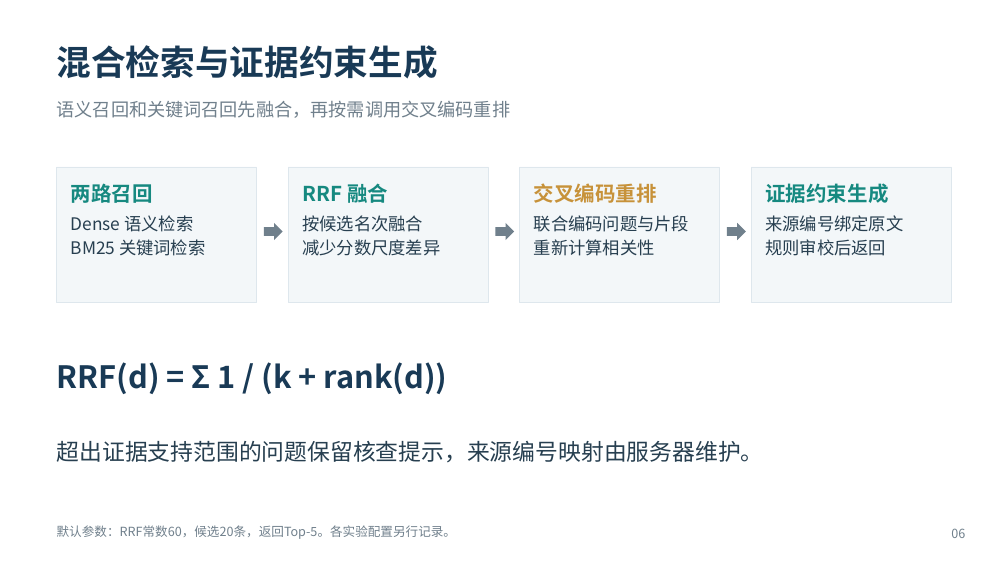
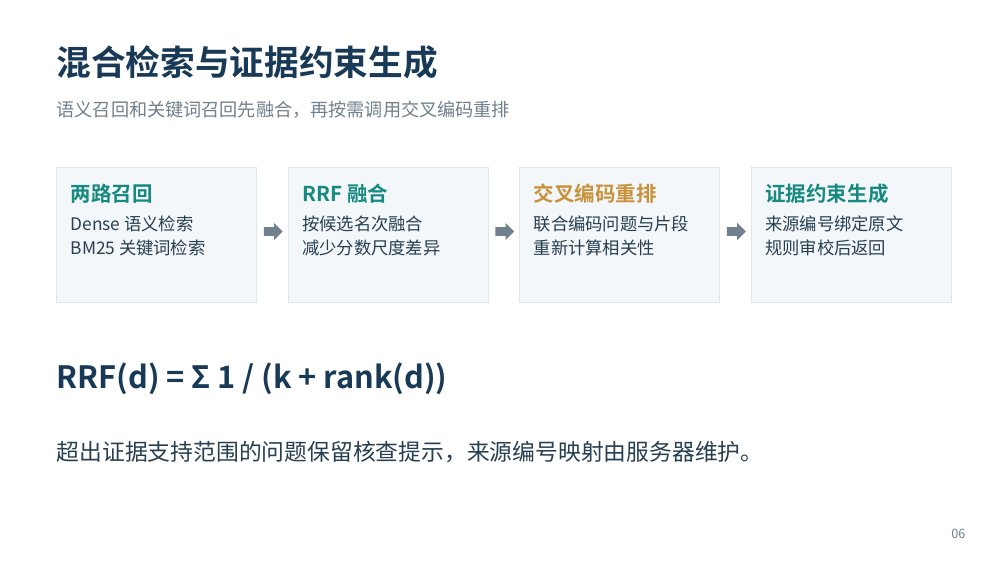
Before and after one commit to JueBeiYi/-RAG-Agent-, a slide deck: slide 6 of artifacts/defense/课设答辩_智能科研助理.pptx. Drawn at 1008x567 pixels with LibreOffice and Linux fonts; fonts in the diff are those of the drawing. Boxes give left, top, right and bottom in pixels: in the first picture for what was removed or moved away, otherwise in the second. Text is boxed around its words. In the diff, an @@ line names an element or a change of style, - is before the commit and + after.

```diff
--- a/artifacts/defense/课设答辩_智能科研助理.pptx
+++ b/artifacts/defense/课设答辩_智能科研助理.pptx
@@ text removed at bbox=[57, 525, 456, 539] @@
-默认参数：RRF常数60，候选20条，返回Top-5。各实验配置另行记录。
```
Also in this commit, not shown: 16 other slides changed, 2 slides added, 2 slides removed, 9 other files.
